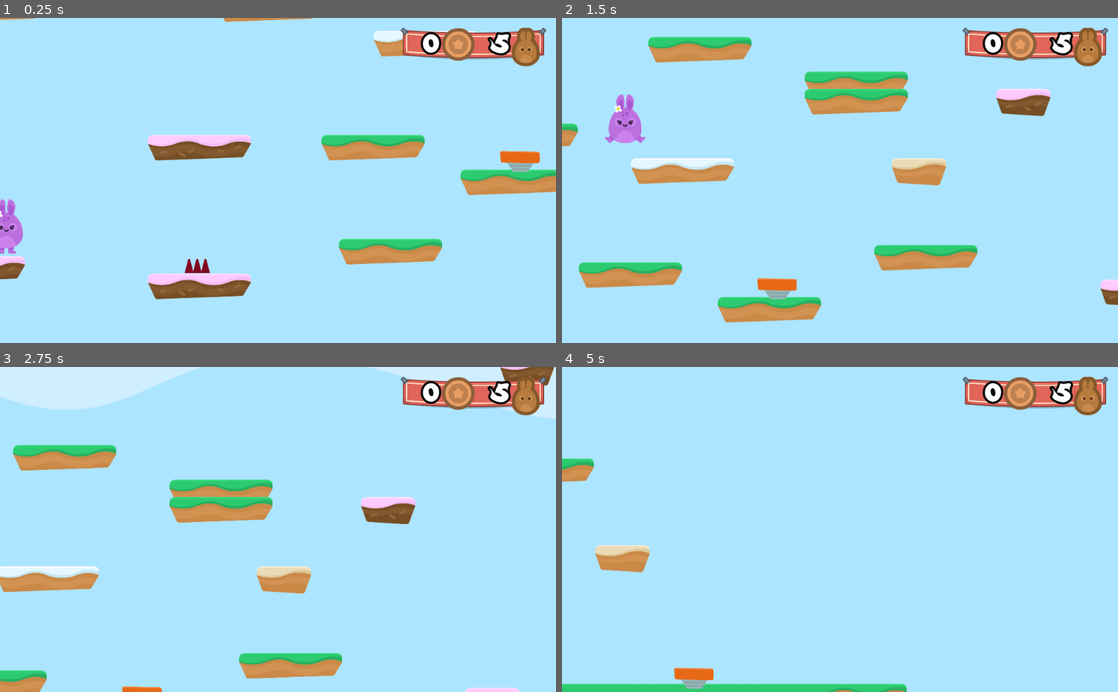
Above: before the commit, frames 1-4 (two rows, left to right).
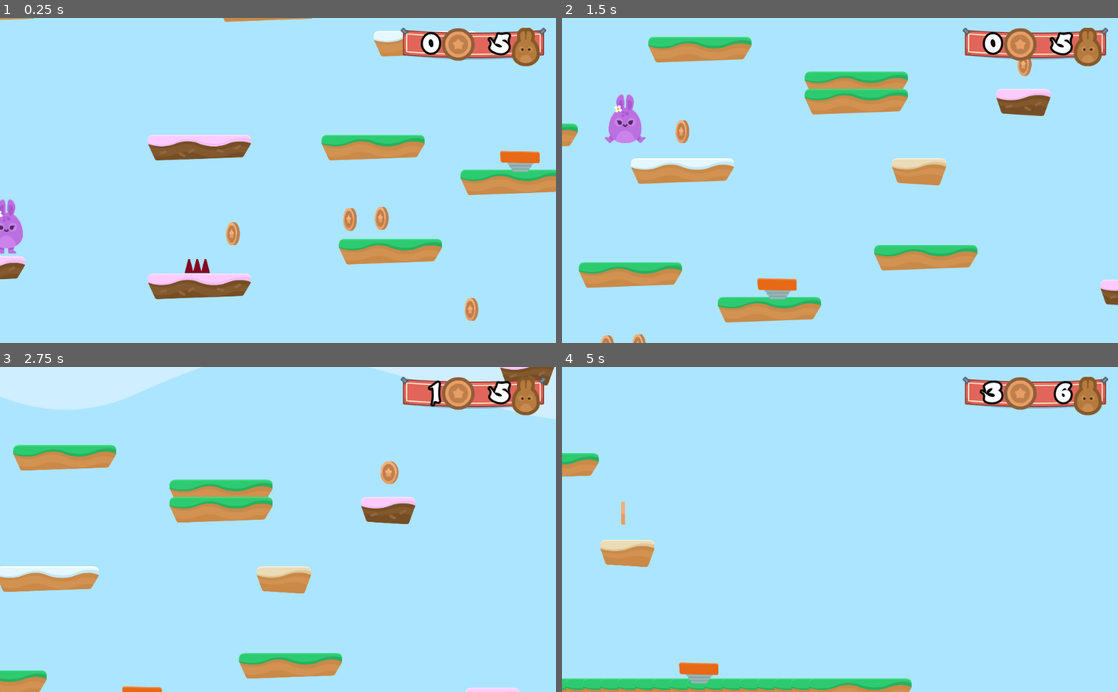
Above: after the commit, the same moments.

Repository: PatrykDagiel/GodotProjects
Game: Godot game, scene res://Levels/Level1.tscn
Two runs of this game, one before a commit and one after it. Both use one fixed random seed, a clock stepped at 60 frames per second and the inputs below.
Inputs:
- Up to frame 1 (0.25 s): no input
- Up to frame 2 (1.5 s): hold W (jump) 0.53-1.28 s; hold D (right) from 0.53 s (still down); tap W (jump) at 1.35 s
- Up to frame 3 (2.75 s): tap W (jump) at 1.52, 1.82 s; release D (right) at 2.03 s; hold A (left) from 2.03 s (still down); hold W (jump) from 2.03 s (still down)
- Up to frame 4 (5 s): release A (left) at 2.78 s; release W (jump) at 2.78 s; hold D (right) 2.78-4.28 s; tap W (jump) at 2.85, 3.02, 3.32, 4.35, 4.52, 4.82 s; hold W (jump) 3.53-4.28 s; hold A (left) from 4.28 s (still down)

The runs differ from the first frame. In frame 1, 0.6% of the frame differs, in the area x 40-87%, y 58-94%; in frame 2, 0.4%; in frame 3, 0.4%; in frame 4, 3.6%, in the area x 0-92%, y 4-100%.

Commit message:
First Part HD v7

Diff:
--- a/HoppyDays/GUI/GUI.gd
+++ b/HoppyDays/GUI/GUI.gd
@@ -3,5 +3,6 @@
 func _ready():
 	add_to_group("GUI")
 
-func update_lives(lives_left):
+func update_GUI(lives_left, coins):
 	$Control/TextureRect/HBoxContainer/LifeCount.text = str(lives_left)
+	$Control/TextureRect/HBoxContainer/CoinCount.text = str(coins)
--- /dev/null
+++ b/HoppyDays/Items/Coin.gd
@@ -0,0 +1,13 @@
+extends Node2D
+
+var taken = false
+
+func _on_Area2D_body_entered(body):
+	if not taken:
+		taken = true
+		$AnimationPlayer.play("die")
+		$AudioStreamPlayer.play()
+		get_tree().call_group("Gamestate", "coin_up")
+
+func die():
+	queue_free()
--- /dev/null
+++ b/HoppyDays/Items/Coin.tscn
@@ -0,0 +1,74 @@
+[gd_scene load_steps=10 format=2]
+
+[ext_resource path="res://SFX/coin_SFX.wav" type="AudioStream" id=1]
+[ext_resource path="res://GFX/Items/bronze_2.png" type="Texture" id=2]
+[ext_resource path="res://GFX/Items/bronze_1.png" type="Texture" id=3]
+[ext_resource path="res://GFX/Items/bronze_3.png" type="Texture" id=4]
+[ext_resource path="res://GFX/Items/bronze_4.png" type="Texture" id=5]
+[ext_resource path="res://Items/Coin.gd" type="Script" id=6]
+
+[sub_resource type="SpriteFrames" id=1]
+animations = [ {
+"frames": [ ExtResource( 3 ), ExtResource( 2 ), ExtResource( 4 ), ExtResource( 5 ), ExtResource( 4 ), ExtResource( 2 ) ],
+"loop": true,
+"name": "spin",
+"speed": 10.0
+} ]
+
+[sub_resource type="CircleShape2D" id=2]
+radius = 43.1156
+
+[sub_resource type="Animation" id=3]
+resource_name = "die"
+length = 0.5
+tracks/0/type = "value"
+tracks/0/path = NodePath(".:scale")
+tracks/0/interp = 1
+tracks/0/loop_wrap = true
+tracks/0/imported = false
+tracks/0/enabled = true
+tracks/0/keys = {
+"times": PoolRealArray( 0, 0.2, 0.5 ),
+"transitions": PoolRealArray( 1, 1, 1 ),
+"update": 0,
+"values": [ Vector2( 1.00494, 1 ), Vector2( 1.5, 1.5 ), Vector2( 0.01, 0.01 ) ]
+}
+tracks/1/type = "method"
+tracks/1/path = NodePath(".")
+tracks/1/interp = 1
+tracks/1/loop_wrap = true
+tracks/1/imported = false
+tracks/1/enabled = true
+tracks/1/keys = {
+"times": PoolRealArray( 0.5 ),
+"transitions": PoolRealArray( 1 ),
+"values": [ {
+"args": [  ],
+"method": "die"
+} ]
+}
+
+[node name="Coin" type="Node2D"]
+scale = Vector2( 1.00494, 1 )
+script = ExtResource( 6 )
+
+[node name="AnimatedSprite" type="AnimatedSprite" parent="."]
+frames = SubResource( 1 )
+animation = "spin"
+frame = 2
+playing = true
+
+[node name="Area2D" type="Area2D" parent="."]
+collision_layer = 8
+
+[node name="CollisionShape2D" type="CollisionShape2D" parent="Area2D"]
+shape = SubResource( 2 )
+
+[node name="AudioStreamPlayer" type="AudioStreamPlayer2D" parent="."]
+scale = Vector2( 1.00153, 1 )
+stream = ExtResource( 1 )
+attenuation = 0.965936
+
+[node name="AnimationPlayer" type="AnimationPlayer" parent="."]
+anims/die = SubResource( 3 )
+[connection signal="body_entered" from="Area2D" to="." method="_on_Area2D_body_entered"]
--- a/HoppyDays/Levels/GameState.gd
+++ b/HoppyDays/Levels/GameState.gd
@@ -1,6 +1,8 @@
 extends Node2D
 
 var lives = 5
+var coins = 0
+var coins_to_lives = 3
 
 func _ready():
 	add_to_group("Gamestate")
@@ -17,7 +19,18 @@
 	return lives
 
 func update_GUI():
-	get_tree().call_group("GUI", "update_lives", lives)
+	get_tree().call_group("GUI", "update_GUI", lives, coins)
+
+func coin_up():
+	coins += 1
+	update_GUI()
+	var coins_for_new_life = (coins % coins_to_lives) == 0
+	if coins_for_new_life:
+		life_up()
+
+func life_up():
+	lives += 1
+	update_GUI()
 
 func end_game():
 	get_tree().change_scene("res://Levels/EndGame.tscn")
--- a/HoppyDays/Levels/Level1.tscn
+++ b/HoppyDays/Levels/Level1.tscn
@@ -7,6 +7,7 @@
 [ext_resource path="res://JumpPad.tscn" type="PackedScene" id=5]
 [ext_resource path="res://Levels/GameState.gd" type="Script" id=6]
 [ext_resource path="res://GUI/GUI.tscn" type="PackedScene" id=7]
+[ext_resource path="res://Items/Coin.tscn" type="PackedScene" id=8]
 
 [node name="Level1" type="Node2D"]
 script = ExtResource( 6 )
@@ -31,6 +32,38 @@
 [node name="SpikeTop3" parent="Hazards" instance=ExtResource( 3 )]
 position = Vector2( 2260.59, 1634.82 )
 
+[node name="Coins" type="Node" parent="."]
+
+[node name="Coin" parent="Coins" instance=ExtResource( 8 )]
+position = Vector2( 1768.75, 567.406 )
+
+[node name="Coin2" parent="Coins" instance=ExtResource( 8 )]
+position = Vector2( 429.442, 1126.18 )
+
+[node name="Coin3" parent="Coins" instance=ExtResource( 8 )]
+position = Vector2( 2045.61, -227.032 )
+
+[node name="Coin4" parent="Coins" instance=ExtResource( 8 )]
+position = Vector2( 2215.99, 900.401 )
+
+[node name="Coin5" parent="Coins" instance=ExtResource( 8 )]
+position = Vector2( 2047.61, 1598.05 )
+
+[node name="Coin6" parent="Coins" instance=ExtResource( 8 )]
+position = Vector2( 3305.76, -474.84 )
+
+[node name="Coin7" parent="Coins" instance=ExtResource( 8 )]
+position = Vector2( 3157.96, 1053.69 )
+
+[node name="Coin8" parent="Coins" instance=ExtResource( 8 )]
+position = Vector2( 2876.77, 732.843 )
+
+[node name="Coin9" parent="Coins" instance=ExtResource( 8 )]
+position = Vector2( 1337.42, 621.087 )
+
+[node name="Coin10" parent="Coins" instance=ExtResource( 8 )]
+position = Vector2( 1885.38, 563.407 )
+
 [node name="JumpPads" type="Node" parent="."]
 
 [node name="JumpPad" parent="JumpPads" instance=ExtResource( 5 )]
--- a/HoppyDays/Player/Player.gd
+++ b/HoppyDays/Player/Player.gd
@@ -21,7 +21,7 @@
 func apply_gravity():
 	if (position.y > WORLD_LIMIT):
 		get_tree().call_group("Gamestate", "end_game")
-	if is_on_floor():
+	elif is_on_floor() and motion.y > 0:
 		motion.y = 0
 	elif is_on_ceiling():
 		motion.y = 1
@@ -29,7 +29,7 @@
 		motion.y += GRAVITY
 func jump():
 	if (Input.is_action_pressed("jump") and is_on_floor()):
-		motion.y -= JUMP_SPEED
+		motion.y = -JUMP_SPEED
 		$JumpSFX.play()
 
 func move():
@@ -54,7 +54,7 @@
 func boost():
 	position.y -= 1
 	yield(get_tree(), "idle_frame")
-	motion.y -= JUMP_SPEED * BOOST_MULTIPLAYER
+	motion.y = -JUMP_SPEED * BOOST_MULTIPLAYER
 
 #	if motion.y < 0:
 #		$PlayerAnimation.play("jump")
Not shown: 1 places in HoppyDays/Levels/Level1.tscn that only renumber resources
